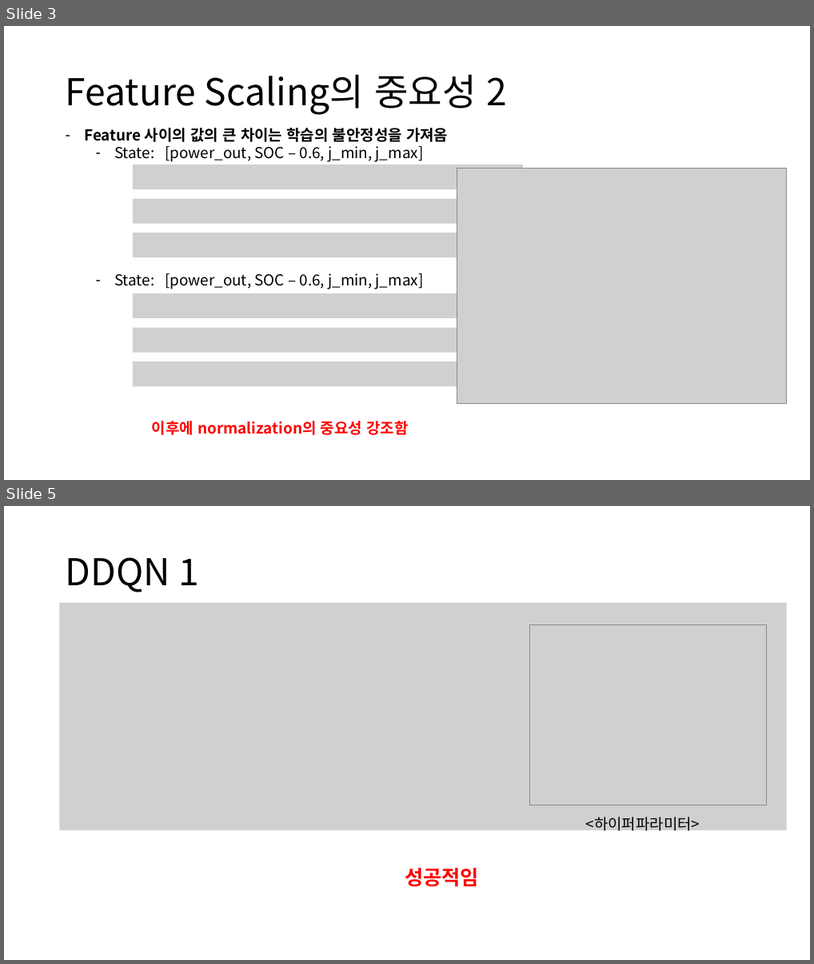
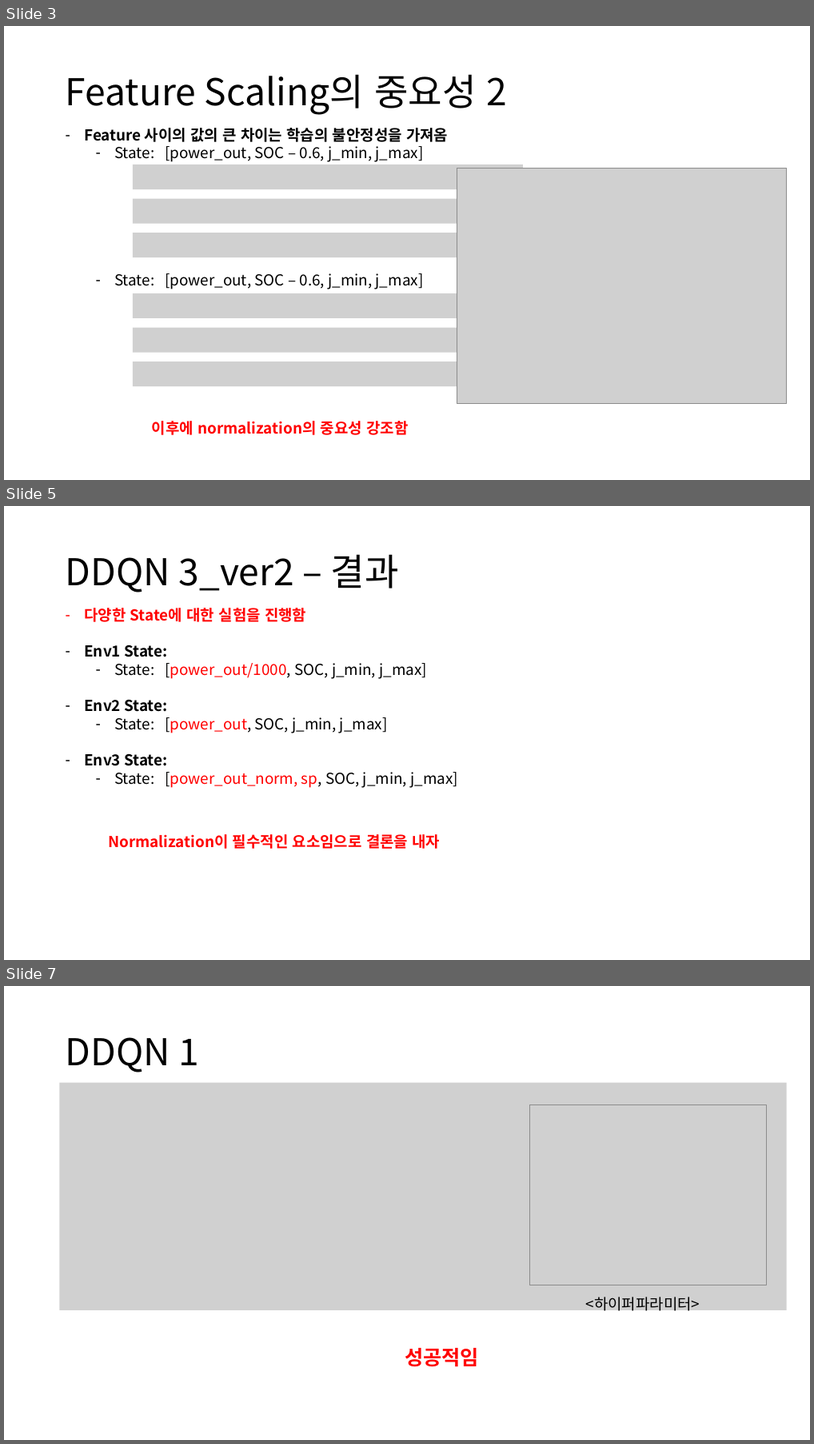
Before and after one commit to zidane89/experiment, a slide deck: 실험정리.pptx. Shown one above the other, each under a label of ours: slides 3 and 5 before the commit, slides 3, 5 and 7 after it; the slides between them are not shown. The pictures are 814x964 and 814x1444 pixels, drawn with LibreOffice and Linux fonts; fonts in the diff are those of the drawing; grey boxes stand for pictures. Boxes give left, top, right and bottom in pixels: in the first picture for what was removed or moved away, otherwise in the second. Text is boxed around its words. In the diff, an @@ line names an element or a change of style, - is before the commit and + after.

```diff
--- a/실험정리.pptx
+++ b/실험정리.pptx
@@ slide 5 added at <box>4,506,810,960</box>, background #FFFFFF @@
@@ title added at <box>66,554,399,592</box>, 44 pt, text #000000 @@
+DDQN 3_ver2 – 결과
@@ text added at <box>84,608,458,788</box>, 18 pt, text #000000 @@
+– 다양한 State에 대한 실험을 진행함
+– Env1 State:
+  – State: [power_out/1000, SOC, j_min, j_max]
+– Env2 State:
+  – State: [power_out, SOC, j_min, j_max]
+– Env3 State:
+  – State: [power_out_norm, sp, SOC, j_min, j_max]
@@ text added at <box>108,834,440,848</box>, 18 pt, text #FF0000, bold @@
+Normalization이 필수적인 요소임으로 결론을 내자
@@ what was slide 5 is now slide 7 @@
```
Also in this commit, not shown: 4 slides changed, 2 other slides added, 6 other files.
